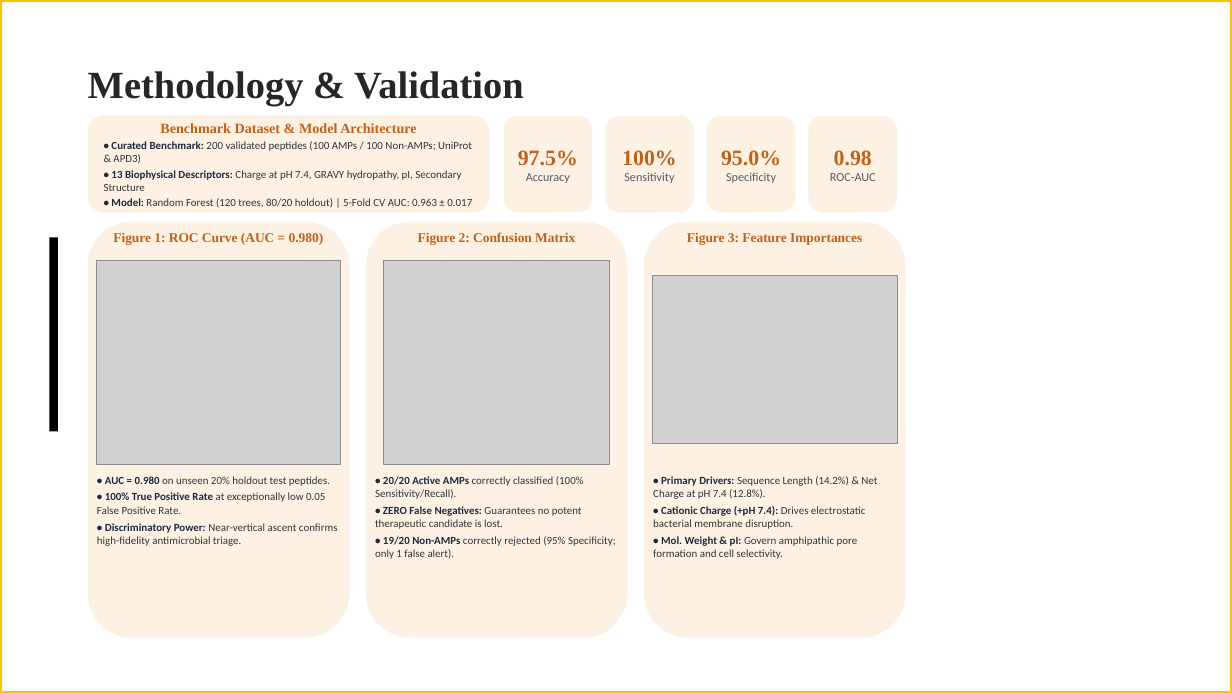
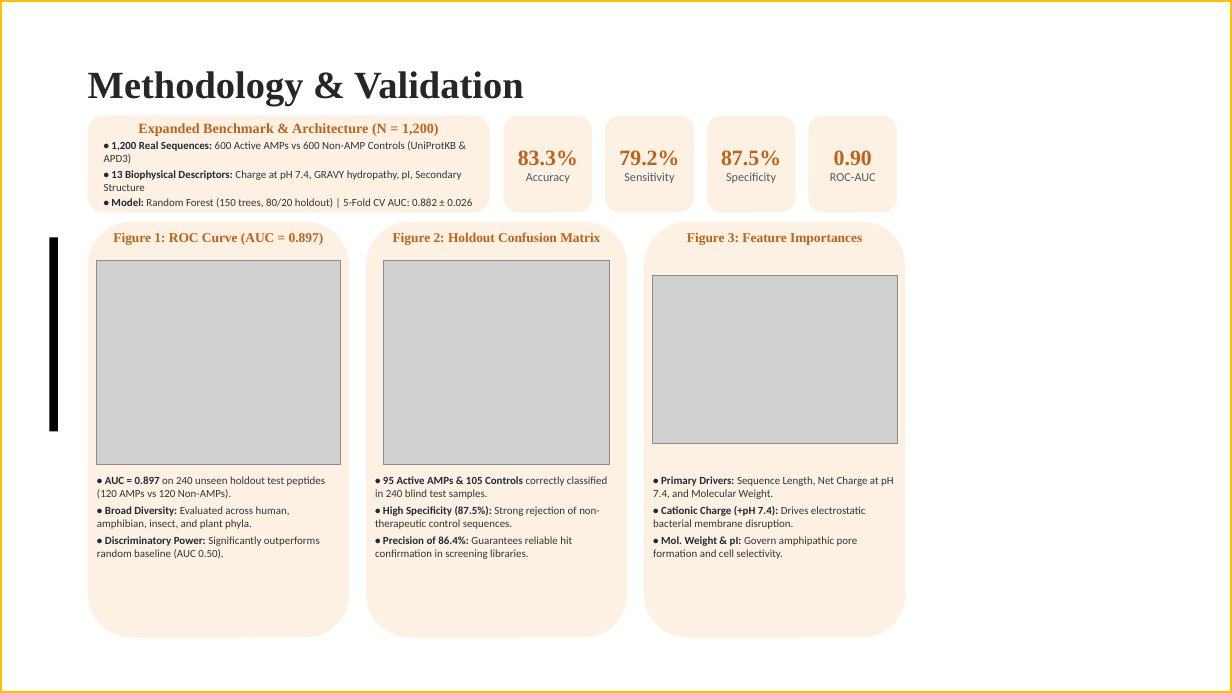
Before and after one commit to sreenivasbonala/biopept-ai, a slide deck: slide 3 of BioPept_AI_REVA_Template.pptx. Drawn at 1232x693 pixels with LibreOffice and Linux fonts; fonts in the diff are those of the drawing; grey boxes stand for pictures; background and template pictures are left out. Boxes give left, top, right and bottom in pixels: in the first picture for what was removed or moved away, otherwise in the second. Text is boxed around its words. In the diff, an @@ line names an element or a change of style, - is before the commit and + after.

Commit message:
Scale to 1,200 real peptide benchmark dataset: re-train Random Forest, update figures, metrics, and REVA presentation deck

```diff
--- a/BioPept_AI_REVA_Template.pptx
+++ b/BioPept_AI_REVA_Template.pptx
@@ text in rounded rectangle at (104,123,456,164): text changed; bold on @@
-Benchmark Dataset & Model Architecture
-• Curated Benchmark: 200 validated peptides (100 AMPs / 100 Non-AMPs; UniProt & APD3)
+Expanded Benchmark & Architecture (N = 1,200)
+• 1,200 Real Sequences: 600 Active AMPs vs 600 Non-AMP Controls (UniProtKB & APD3)
@@ text in rounded rectangle at (518,150,578,166): text changed @@
-97.5%
+83.3%
@@ text in rounded rectangle at (619,150,679,166): text changed @@
-100%
+79.2%
@@ text in rounded rectangle at (721,150,781,166): text changed @@
-95.0%
+87.5%
@@ text in rounded rectangle at (834,150,872,166): text changed @@
-0.98
+0.90
@@ text in rounded rectangle at (111,198,472,208): text changed @@
-• Model: Random Forest (120 trees, 80/20 holdout) | 5-Fold CV AUC: 0.963 ± 0.017
+• Model: Random Forest (150 trees, 80/20 holdout) | 5-Fold CV AUC: 0.882 ± 0.026
@@ text at (113,232,324,245): text changed @@
-Figure 1: ROC Curve (AUC = 0.980)
+Figure 1: ROC Curve (AUC = 0.897)
@@ text at (393,232,600,245): text changed @@
-Figure 2: Confusion Matrix
+Figure 2: Holdout Confusion Matrix
@@ text at (97,476,325,559): text changed @@
-• AUC = 0.980 on unseen 20% holdout test peptides.
-• 100% True Positive Rate at exceptionally low 0.05 False Positive Rate.
-• Discriminatory Power: Near-vertical ascent confirms high-fidelity antimicrobial triage.
+• AUC = 0.897 on 240 unseen holdout test peptides (120 AMPs vs 120 Non-AMPs).
+• Broad Diversity: Evaluated across human, amphibian, insect, and plant phyla.
+• Discriminatory Power: Significantly outperforms random baseline (AUC 0.50).
@@ text at (375,476,607,559): text changed @@
-• 20/20 Active AMPs correctly classified (100% Sensitivity/Recall).
-• ZERO False Negatives: Guarantees no potent therapeutic candidate is lost.
-• 19/20 Non-AMPs correctly rejected (95% Specificity; only 1 false alert).
+• 95 Active AMPs & 105 Controls correctly classified in 240 blind test samples.
+• High Specificity (87.5%): Strong rejection of non-therapeutic control sequences.
+• Precision of 86.4%: Guarantees reliable hit confirmation in screening libraries.
@@ text at (653,476,894,499): text changed @@
-• Primary Drivers: Sequence Length (14.2%) & Net Charge at pH 7.4 (12.8%).
+• Primary Drivers: Sequence Length, Net Charge at pH 7.4, and Molecular Weight.
```
Also in this commit, not shown: 1 other slide changed, 14 other files.
